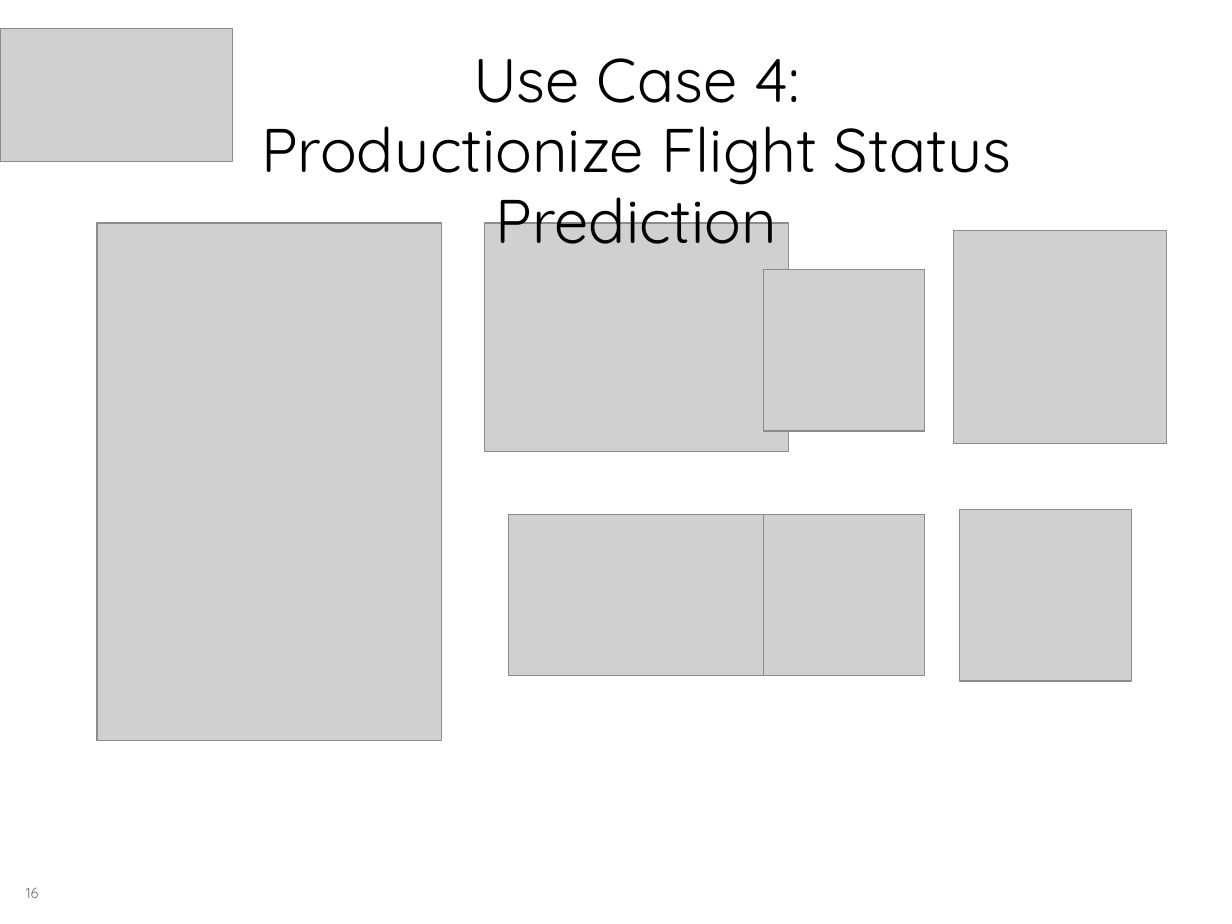
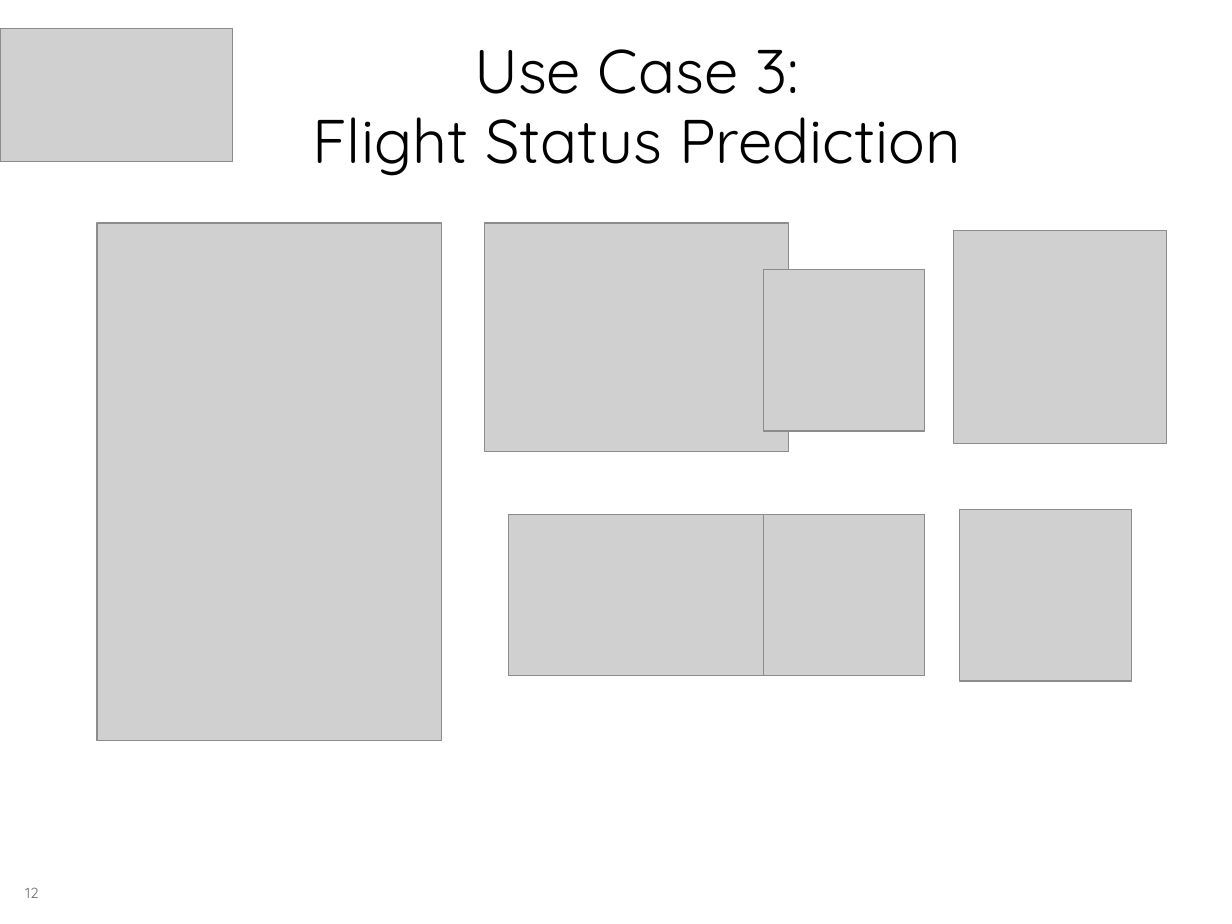
Before and after one commit to georgios-tsolakis-td/Bootcamp_Mar17_London, a slide deck: slide 12 of Team Sunshine/Team Sunshine Roadmap.pptx (slide 16 before the commit). Drawn at 1232x924 pixels with LibreOffice and Linux fonts; fonts in the diff are those of the drawing; grey boxes stand for pictures; background and template pictures are left out. Boxes give left, top, right and bottom in pixels: in the first picture for what was removed or moved away, otherwise in the second. Text is boxed around its words. In the diff, an @@ line names an element or a change of style, - is before the commit and + after.

```diff
--- a/Team Sunshine/Team Sunshine Roadmap.pptx
+++ b/Team Sunshine/Team Sunshine Roadmap.pptx
@@ title at bbox=[312, 49, 961, 176]: text changed @@
-Use Case 4:
-Productionize Flight Status Prediction
+Use Case 3:
+Flight Status Prediction
@@ page number at bbox=[25, 887, 38, 898]: text changed @@
-16
+12
```
Also in this commit, not shown: 7 other slides changed.
